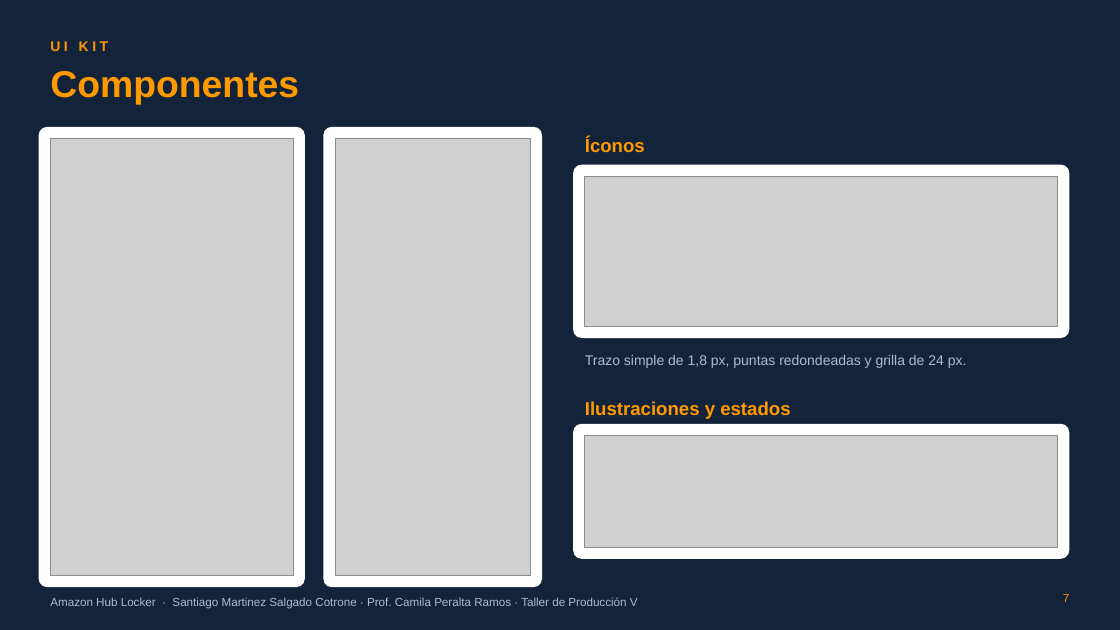
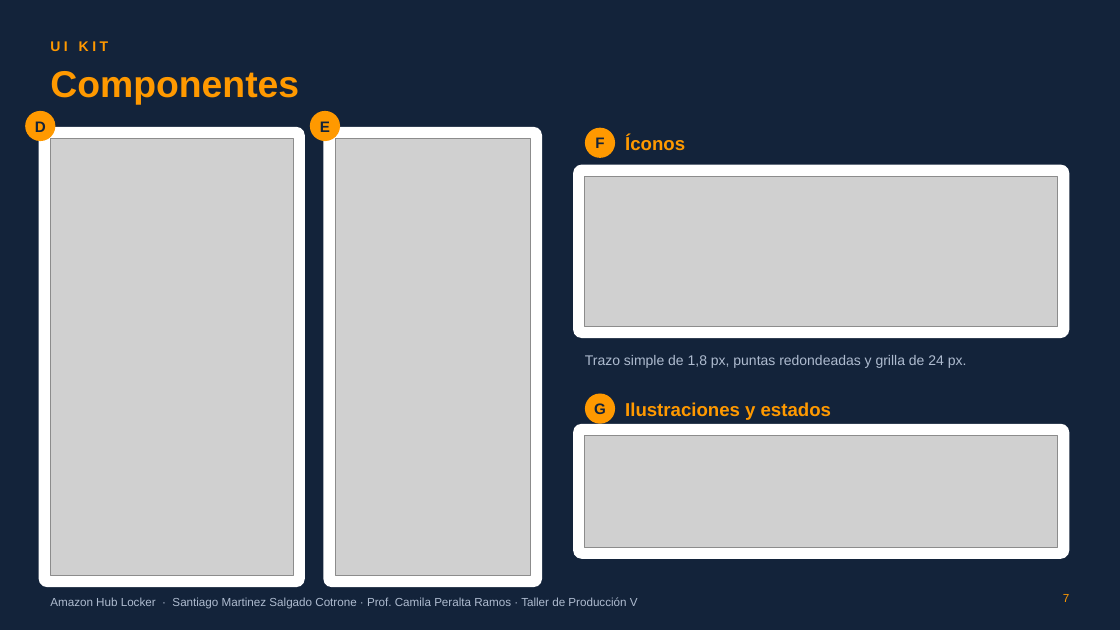
Before and after one commit to ramasalgado/Amazon-Proyecto, a slide deck: slide 7 of presentacion/Amazon-Hub-Locker-presentacion.pptx. Drawn at 1120x630 pixels with LibreOffice and Linux fonts; fonts in the diff are those of the drawing; grey boxes stand for pictures; background and template pictures are left out. Boxes give left, top, right and bottom in pixels: in the first picture for what was removed or moved away, otherwise in the second. Text is boxed around its words. In the diff, an @@ line names an element or a change of style, - is before the commit and + after.

```diff
--- a/presentacion/Amazon-Hub-Locker-presentacion.pptx
+++ b/presentacion/Amazon-Hub-Locker-presentacion.pptx
@@ ellipse added at (x1=25, y1=111, x2=55, y2=141), fill #FF9900 @@
@@ ellipse added at (x1=310, y1=111, x2=340, y2=141), fill #FF9900 @@
@@ text added at (x1=35, y1=121, x2=46, y2=132), 13 pt, text #13233A, bold @@
+D
@@ text added at (x1=320, y1=121, x2=330, y2=132), 13 pt, text #13233A, bold @@
+E
@@ ellipse added at (x1=585, y1=128, x2=615, y2=158), fill #FF9900 @@
@@ text added at (x1=595, y1=137, x2=604, y2=148), 13 pt, text #13233A, bold @@
+F
@@ text "Íconos" moved from (x1=585, y1=137, x2=645, y2=152) to (x1=625, y1=135, x2=685, y2=150) @@
@@ ellipse added at (x1=585, y1=393, x2=615, y2=423), fill #FF9900 @@
@@ text added at (x1=594, y1=403, x2=606, y2=414), 13 pt, text #13233A, bold @@
+G
@@ text "Ilustraciones y estados" moved from (x1=585, y1=401, x2=790, y2=419) to (x1=625, y1=402, x2=831, y2=420) @@
```
Also in this commit, not shown: 11 other slides changed, 1 other file.
